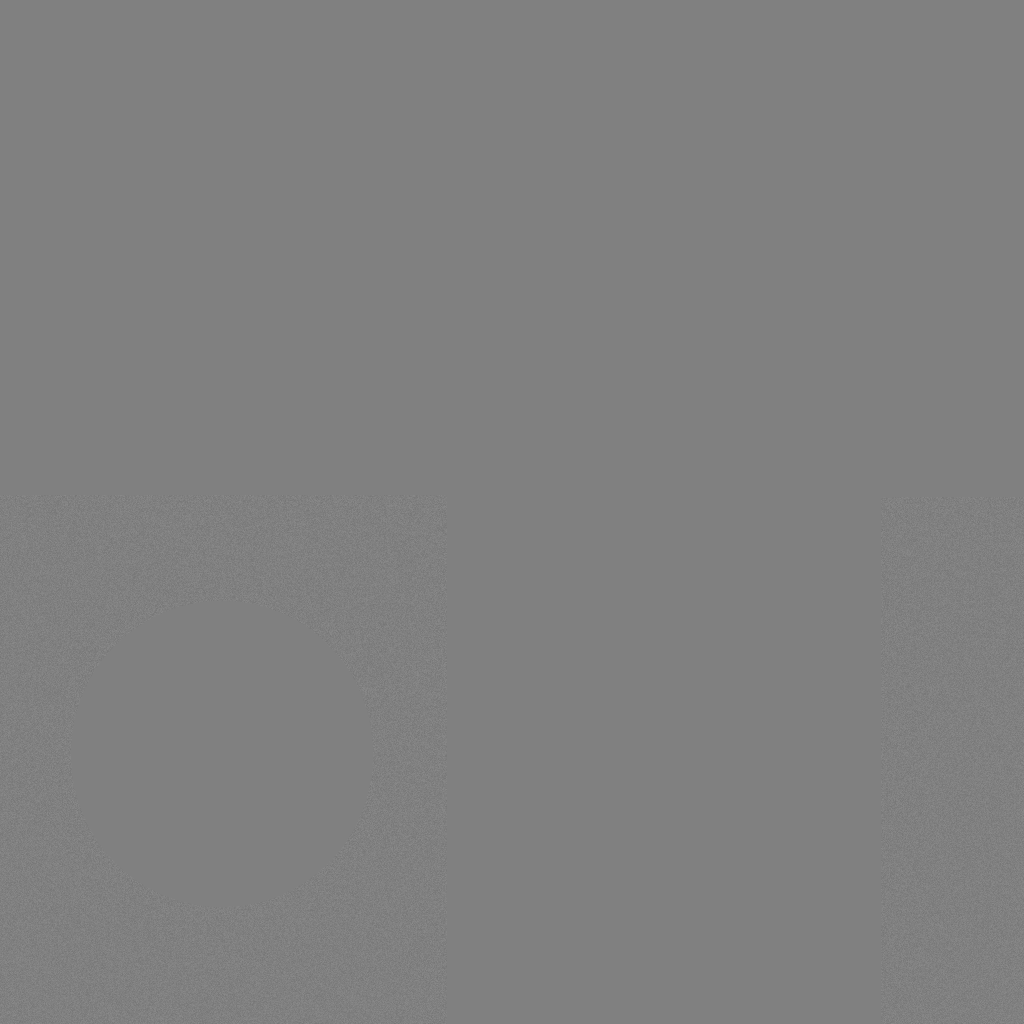
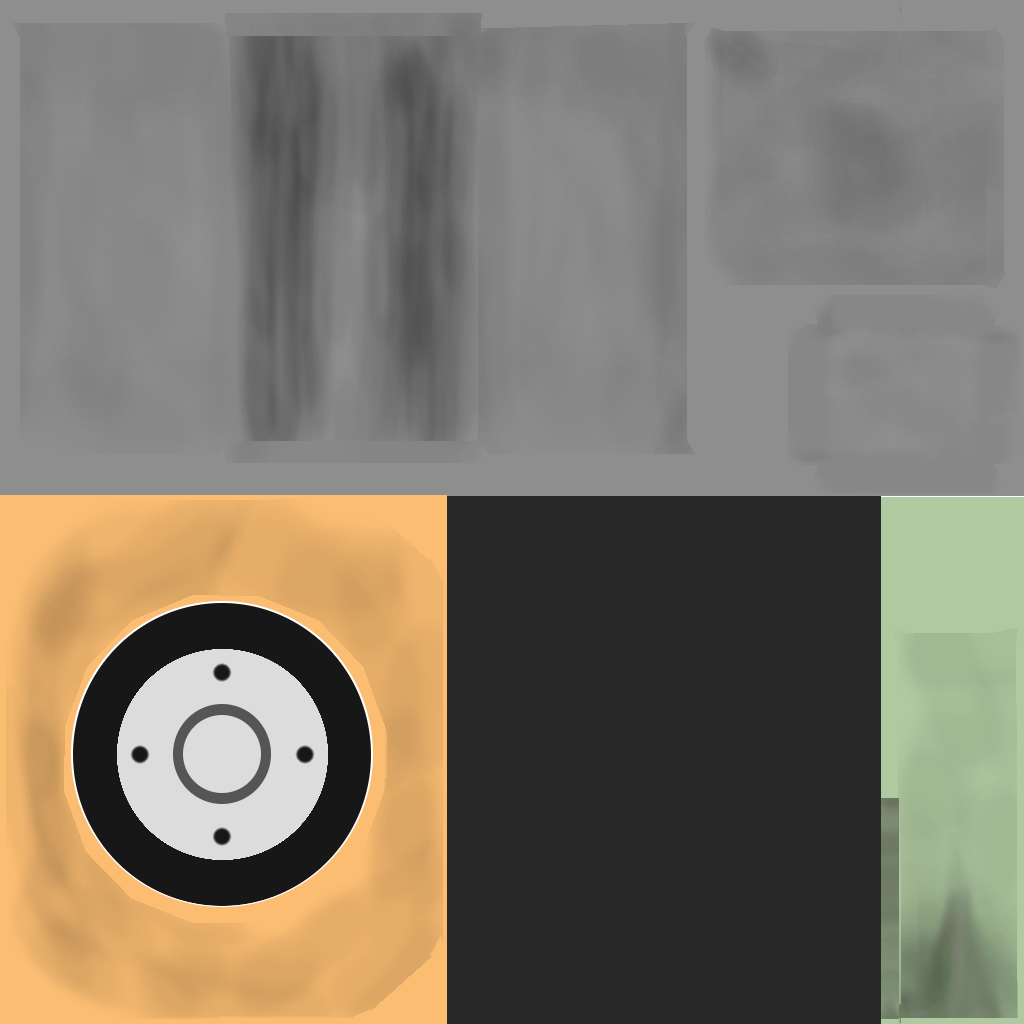
Layered file, before and after one edit (1024 x 1024). Changes by layer:
renamed "texture" to "rover-lander-hangar.png", showed it, painted on it over [0, 0, 1024, 1024]
